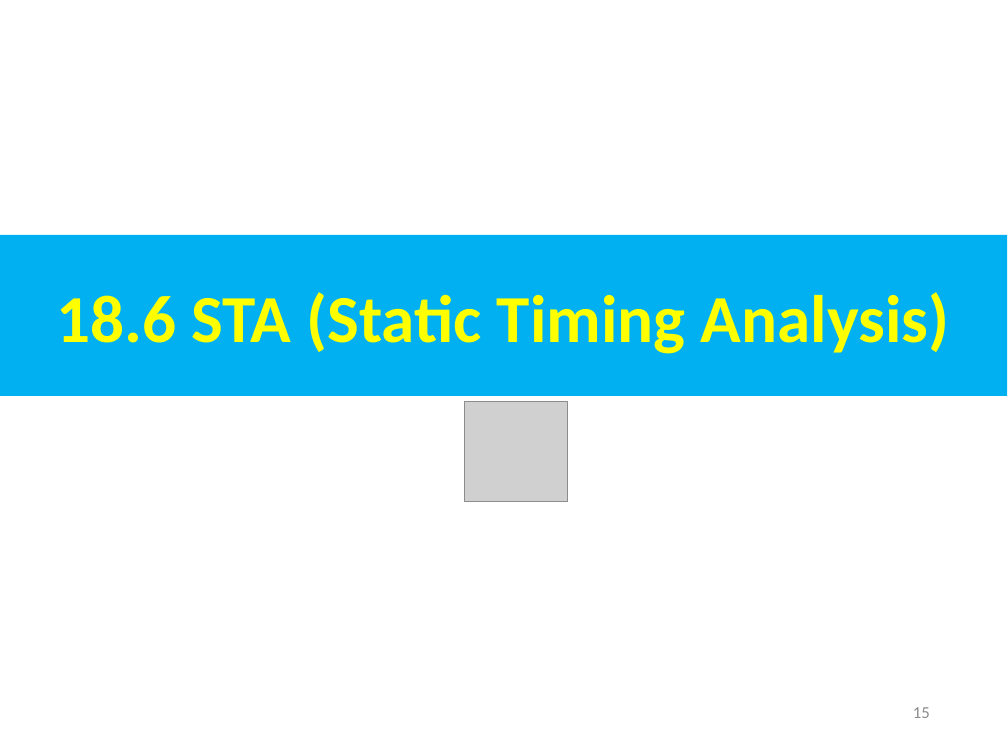
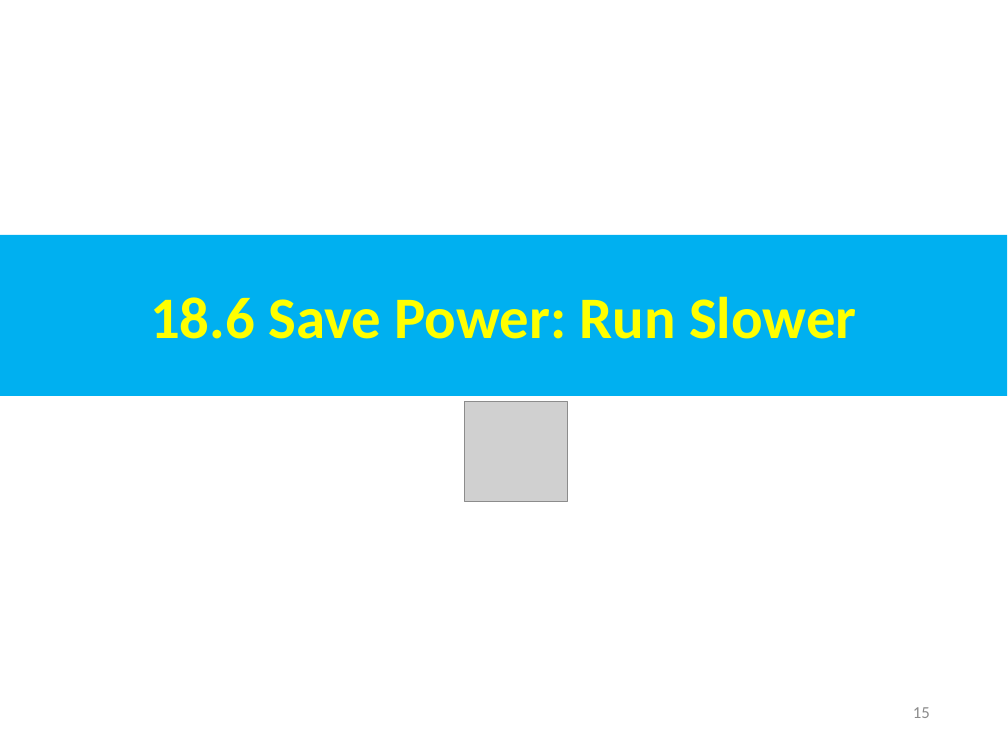
Before and after one commit to peterhchen/AIU_CS800_Chisel, a slide deck: slide 15 of 500_UCSC_HWD/019_DSE/000_Video/019.DSE.ppt. Drawn at 1008x756 pixels with LibreOffice and Linux fonts; fonts in the diff are those of the drawing; grey boxes stand for pictures. Boxes give left, top, right and bottom in pixels: in the first picture for what was removed or moved away, otherwise in the second. Text is boxed around its words. In the diff, an @@ line names an element or a change of style, - is before the commit and + after.

```diff
--- a/500_UCSC_HWD/019_DSE/000_Video/019.DSE.ppt
+++ b/500_UCSC_HWD/019_DSE/000_Video/019.DSE.ppt
@@ text in rectangle at [150,296,856,339]: text changed; size 48 to 42 pt @@
-18.6 STA (Static Timing Analysis)
+18.6 Save Power: Run Slower
```
Also in this commit, not shown: 10 other slides changed, 7 slides added, 28 slides removed.
